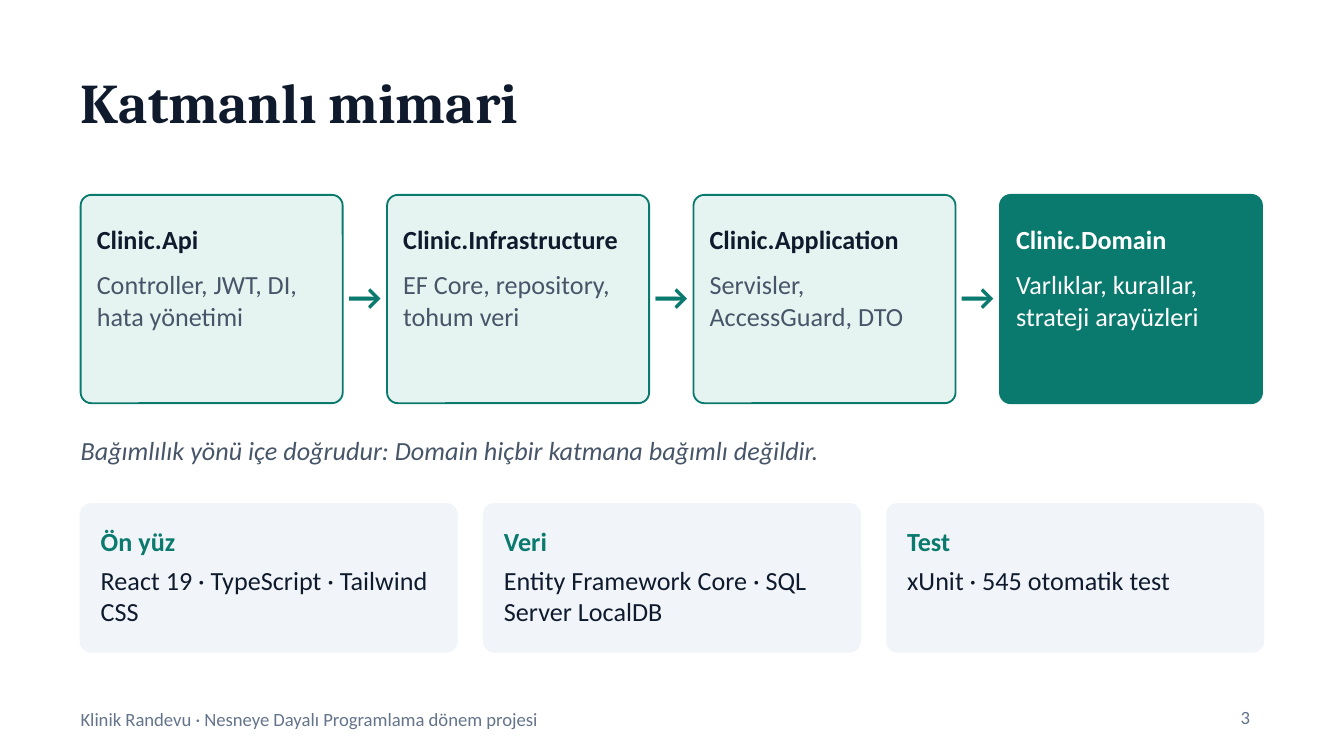
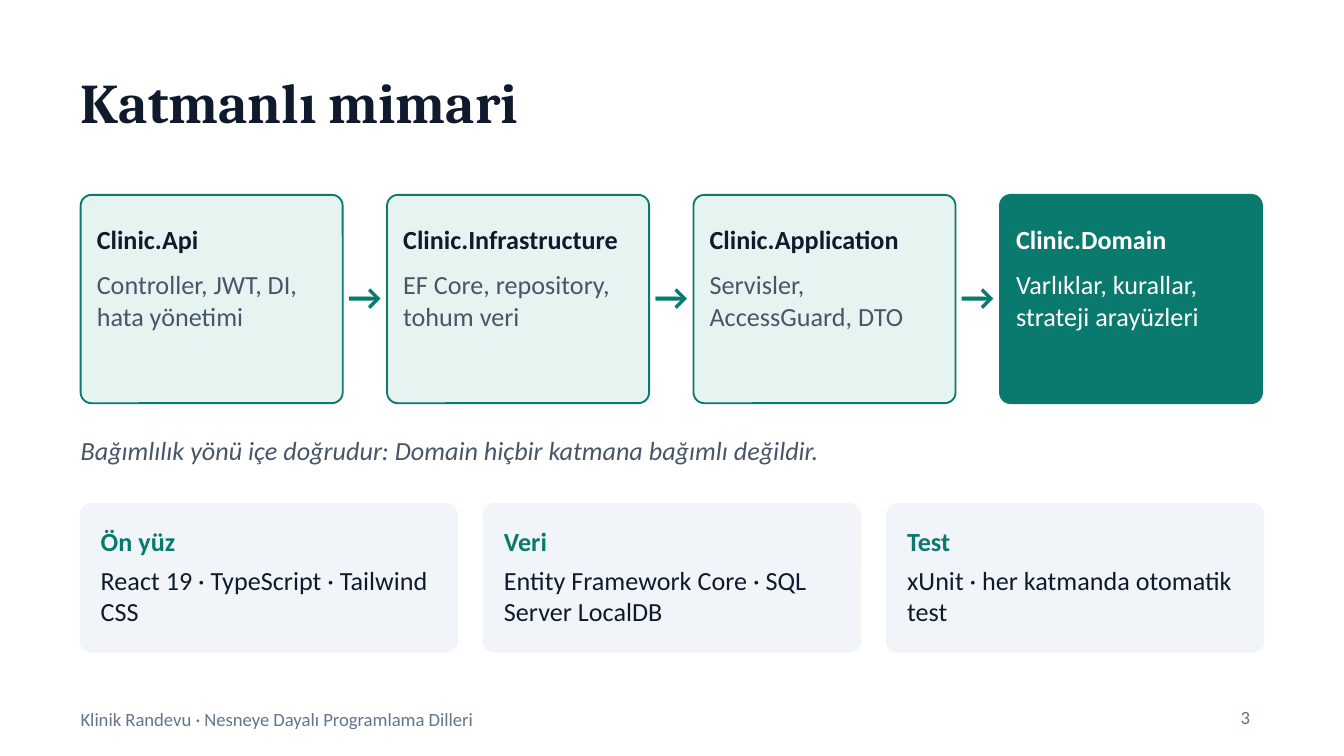
Before and after one commit to serdararici/clinic-appointment, a slide deck: slide 3 of docs/Klinik-Randevu-Sunum.pptx. Drawn at 1344x756 pixels with LibreOffice and Linux fonts; fonts in the diff are those of the drawing. Boxes give left, top, right and bottom in pixels: in the first picture for what was removed or moved away, otherwise in the second. Text is boxed around its words. In the diff, an @@ line names an element or a change of style, - is before the commit and + after.

```diff
--- a/docs/Klinik-Randevu-Sunum.pptx
+++ b/docs/Klinik-Randevu-Sunum.pptx
@@ text at [907, 572, 1232, 621]: text changed @@
-xUnit · 545 otomatik test
+xUnit · her katmanda otomatik test
@@ text at [81, 713, 473, 729]: text changed @@
-Klinik Randevu · Nesneye Dayalı Programlama dönem projesi
+Klinik Randevu · Nesneye Dayalı Programlama Dilleri
```
Also in this commit, not shown: 7 other slides changed, 2 slides added, 1 slide removed.
